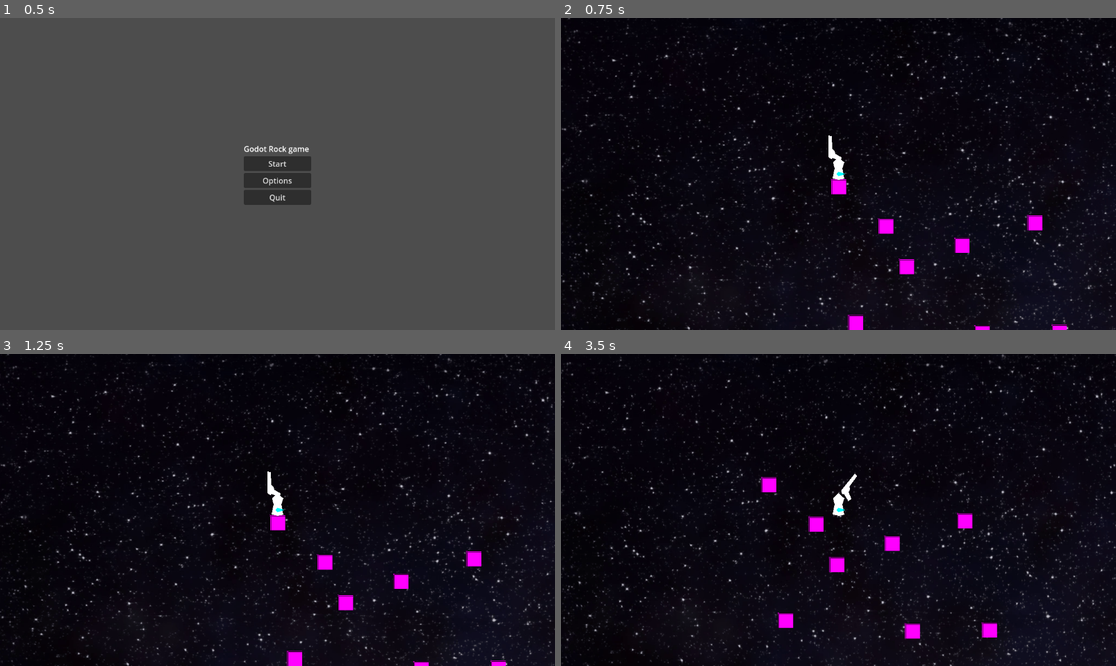
Above: before the commit, frames 1-4 (two rows, left to right).
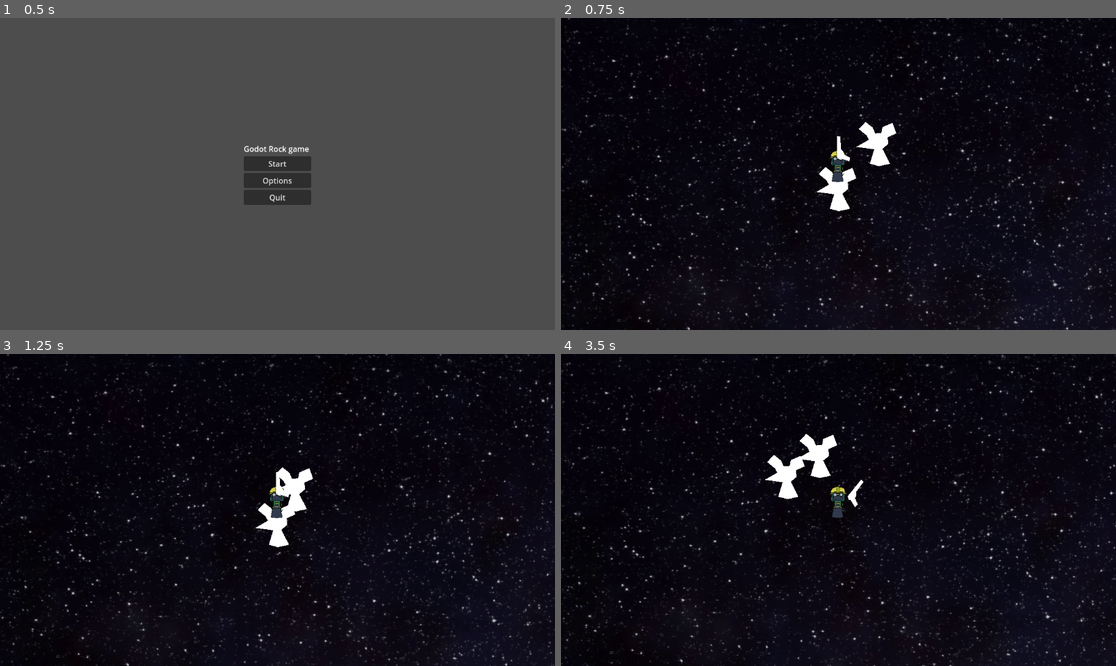
Above: after the commit, the same moments.

Repository: JeanShark-dev/godot-rock-survival
Game: Godot game, scene res://scenes/main.tscn
Two runs of this game, one before a commit and one after it. Both use one fixed random seed, a clock stepped at 60 frames per second and the inputs below.
Inputs (mouse positions are in pixels of both pictures, inside the frame that each line leads up to):
- Up to frame 1 (0.5 s): no input
- Up to frame 2 (0.75 s): click "Start" at 0.5 s
- Up to frame 3 (1.25 s): no input
- Up to frame 4 (3.5 s): move the mouse to (960, 494) at 1.27 s; hold D (mv_right) 1.28-2.03 s; tap E (interact_generic) at 1.35, 2.85 s; move the mouse to (727, 525) at 2.02 s; hold S (mv_down) 2.03-2.78 s; click (727, 525) at 2.1 s; move the mouse to (894, 441) at 2.77 s; hold D (mv_right) from 2.78 s (still down)

Frame 1 is identical in both runs. In frame 2, 3.4% of the frame differs, in the area x 0-100%, y 0-100%; in frame 3, 3.3%; in frame 4, 3.9%.

Commit message:
basic character sprite + enemy movement

Diff:
--- a/project.godot
+++ b/project.godot
@@ -10,7 +10,7 @@
 
 [application]
 
-config/name="New Game Project"
+config/name="GDRock"
 run/main_scene="uid://da8dsriaghni3"
 config/features=PackedStringArray("4.4", "Forward Plus")
 config/icon="res://icon.svg"
--- /dev/null
+++ b/scenes/enemy_temp.tscn
@@ -0,0 +1,37 @@
+[gd_scene load_steps=6 format=3 uid="uid://dceoynl0n5o10"]
+
+[ext_resource type="Script" uid="uid://d0e61x8qal4rd" path="res://scripts/npc_move.gd" id="1_hjb4c"]
+[ext_resource type="Script" uid="uid://cjheyoguk42mb" path="res://scripts/enemy_manager.gd" id="1_ptu84"]
+[ext_resource type="Script" uid="uid://dw7wf6b6ivbah" path="res://scripts/npc_vision.gd" id="3_8tduc"]
+
+[sub_resource type="CircleShape2D" id="CircleShape2D_gaett"]
+radius = 27.1662
+
+[sub_resource type="CircleShape2D" id="CircleShape2D_ptu84"]
+radius = 146.0
+
+[node name="Enemy" type="Node2D"]
+script = ExtResource("1_ptu84")
+vision_range = 100.0
+
+[node name="EnemyBody" type="CharacterBody2D" parent="."]
+script = ExtResource("1_hjb4c")
+
+[node name="EnemySprite" type="Sprite2D" parent="EnemyBody"]
+
+[node name="Polygon2D" type="Polygon2D" parent="EnemyBody"]
+position = Vector2(1, 15)
+polygon = PackedVector2Array(-19, 20, 0, 25, 23, 20, 7, -11, 19, -21, 18, -35, 36, -43, 28, -65, 7, -56, 5, -44, -8, -43, -13, -55, -28, -67, -42, -52, -26, -39, -21, -30, -47, -15, -10, -10)
+
+[node name="CollisionShape2D" type="CollisionShape2D" parent="EnemyBody"]
+shape = SubResource("CircleShape2D_gaett")
+
+[node name="Vision" type="Area2D" parent="EnemyBody"]
+monitorable = false
+script = ExtResource("3_8tduc")
+
+[node name="CollisionShape2D" type="CollisionShape2D" parent="EnemyBody/Vision"]
+shape = SubResource("CircleShape2D_ptu84")
+
+[connection signal="body_entered" from="EnemyBody/Vision" to="EnemyBody/Vision" method="_on_body_entered"]
+[connection signal="body_exited" from="EnemyBody/Vision" to="EnemyBody/Vision" method="_on_body_exited"]
--- a/scenes/gun.tscn
+++ b/scenes/gun.tscn
@@ -7,11 +7,12 @@
 base_damage_type = "light"
 
 [node name="Firepoint" type="Node2D" parent="."]
-position = Vector2(78, -18)
+position = Vector2(78, 0)
 
 [node name="SpriteTemp" type="Polygon2D" parent="."]
+position = Vector2(-1, 18)
 polygon = PackedVector2Array(27, 5, 33, -12, 31, -15, 35, -21, 80, -21, 79, -14, 53, -13, 48, -8, 42, -7, 35, 6)
 
 [node name="RayCast2D" type="RayCast2D" parent="."]
-position = Vector2(58, -18)
+position = Vector2(58, 0)
 target_position = Vector2(100, 0)
--- a/scenes/player_container.tscn
+++ b/scenes/player_container.tscn
@@ -1,10 +1,11 @@
-[gd_scene load_steps=9 format=3 uid="uid://clg4lgdru56rq"]
+[gd_scene load_steps=10 format=3 uid="uid://clg4lgdru56rq"]
 
 [ext_resource type="Script" uid="uid://c5oqke7asrk13" path="res://scripts/player_manager.gd" id="1_16t8g"]
 [ext_resource type="Script" uid="uid://dqbsm6b00gwyj" path="res://scripts/player_movement.gd" id="1_byf70"]
 [ext_resource type="Script" uid="uid://dp5tc0asy8i80" path="res://scripts/player_rotation.gd" id="2_fynt8"]
 [ext_resource type="Script" uid="uid://bxohjssu37sox" path="res://scripts/inventory.gd" id="3_4hg65"]
 [ext_resource type="PackedScene" uid="uid://bk7nsv63qd1yl" path="res://scenes/pause_menu.tscn" id="3_5ef71"]
+[ext_resource type="Texture2D" uid="uid://cgwxf7dl3irox" path="res://texture/Player.png" id="3_xxsjw"]
 [ext_resource type="PackedScene" uid="uid://c4jduekxu16pn" path="res://scenes/gun.tscn" id="5_a36gw"]
 
 [sub_resource type="CircleShape2D" id="CircleShape2D_fynt8"]
@@ -21,7 +22,13 @@
 script = ExtResource("1_byf70")
 speed = 100
 
+[node name="Sprite2D" type="Sprite2D" parent="Character"]
+position = Vector2(0, -15)
+scale = Vector2(0.15, 0.15)
+texture = ExtResource("3_xxsjw")
+
 [node name="Polygon2D" type="Polygon2D" parent="Character"]
+visible = false
 polygon = PackedVector2Array(-12.4412, 9.25373, 0, 12, 12, 10, 8, -12, 12.2146, -24.0257, 0, -35, -11.4852, -24.0257, -7.8943, -12.0561)
 
 [node name="CollisionShape2D" type="CollisionShape2D" parent="Character"]
@@ -40,6 +47,7 @@
 script = ExtResource("2_fynt8")
 
 [node name="MoveDirectionIndicator" type="Polygon2D" parent="Character/RotationAnchor"]
+visible = false
 color = Color(0, 1, 1, 1)
 polygon = PackedVector2Array(0, 5, -4, 0, 0, -5, 14, 0)
 
--- a/scenes/stage.tscn
+++ b/scenes/stage.tscn
@@ -1,7 +1,7 @@
 [gd_scene load_steps=3 format=3 uid="uid://blhflwhmkshwk"]
 
 [ext_resource type="Texture2D" uid="uid://bs7cx8u4h1l8x" path="res://texture/loopable-tileable-stars-pattern-realistic-stars-slowly-twinkle-in-the-night-sky-seamless-tile-can-be-combined-into-8k-or-larger-frame-by-placing-clip-copies-side-by-side_vkpg6uy2__F0000.png" id="1_8rem4"]
-[ext_resource type="PackedScene" uid="uid://b4ll0l7papb7d" path="res://scenes/target.tscn" id="2_gi7kc"]
+[ext_resource type="PackedScene" uid="uid://dceoynl0n5o10" path="res://scenes/enemy_temp.tscn" id="3_kewym"]
 
 [node name="Stage" type="Node2D"]
 
@@ -18,25 +18,7 @@
 region_enabled = true
 region_rect = Rect2(0, 0, 2310, 1299)
 
-[node name="Target" parent="." instance=ExtResource("2_gi7kc")]
+[node name="Enemy" parent="." instance=ExtResource("3_kewym")]
 
-[node name="Target2" parent="." instance=ExtResource("2_gi7kc")]
-position = Vector2(256, 122)
-
-[node name="Target3" parent="." instance=ExtResource("2_gi7kc")]
-position = Vector2(98, 82)
-
-[node name="Target4" parent="." instance=ExtResource("2_gi7kc")]
-position = Vector2(141, 166)
-
-[node name="Target5" parent="." instance=ExtResource("2_gi7kc")]
-position = Vector2(35, 282)
-
-[node name="Target6" parent="." instance=ExtResource("2_gi7kc")]
-position = Vector2(458, 302)
-
-[node name="Target7" parent="." instance=ExtResource("2_gi7kc")]
-position = Vector2(407, 75)
-
-[node name="Target8" parent="." instance=ExtResource("2_gi7kc")]
-position = Vector2(298, 304)
+[node name="Enemy2" parent="." instance=ExtResource("3_kewym")]
+spawn_position = Vector2(100, -100)
--- /dev/null
+++ b/scripts/enemy_manager.gd
@@ -0,0 +1,13 @@
+extends Node2D
+
+@export var spawn_position: Vector2
+@export var faction: String
+@export var vision_range: float = 1000
+
+func _ready() -> void:
+	$EnemyBody.position = spawn_position
+	$EnemyBody.add_to_group(faction)
+	$EnemyBody/Vision/CollisionShape2D.shape.radius = vision_range
+
+func _process(delta: float) -> void:
+	pass
--- /dev/null
+++ b/scripts/npc_move.gd
@@ -0,0 +1,22 @@
+extends CharacterBody2D
+
+@export var speed: float = 100
+
+var move_velocity = Vector2()
+
+func _process(delta: float) -> void:
+	find_path(delta)
+	move_and_collide(move_velocity)
+
+func find_path(delta):
+	var move_target = find_target()
+	if move_target == null:
+		move_velocity = Vector2.ZERO
+	else:
+		move_velocity = position.direction_to(move_target) * speed * delta
+
+func find_target():
+	var target = get_global_mouse_position()
+	if position.distance_to(target) <= 10:
+		target = null
+	return target
--- /dev/null
+++ b/scripts/npc_vision.gd
@@ -0,0 +1,9 @@
+extends Area2D
+
+var in_vision_array: Array
+
+func _on_body_entered(body: Node2D) -> void:
+	in_vision_array.append(body)
+
+func _on_body_exited(body: Node2D) -> void:
+	in_vision_array.erase(body)
--- a/scripts/player_manager.gd
+++ b/scripts/player_manager.gd
@@ -4,6 +4,9 @@
 @export var max_health = 100.0
 
 @onready var current_health = max_health
+
+func _ready() -> void:
+	$Character.add_to_group("Player")
 
 func _process(delta: float) -> void:
 	if Input.is_action_just_pressed("pause"):
@@ -23,7 +26,7 @@
 
 func pause_unpause():
 	get_tree().set_pause(!get_tree().is_paused())
-	$CharacterBody2D/PauseMenu.visible = !$CharacterBody2D/PauseMenu.visible
+	$Character/PauseMenu.visible = !$Character/PauseMenu.visible
 
 func take_damage(damage_amount, damage_type, damage_effect = "none"):
 	#print("taking ", damage_amount, " damage of type ", damage_type, ", adding the debuff: ", damage_effect)
Not shown, added: scripts/enemy_manager.gd.uid
Not shown, added: scripts/npc_move.gd.uid
Not shown, added: scripts/npc_vision.gd.uid
Binary file added: texture/Player.png
Not shown, added: texture/Player.png.import
Not shown, added: project files/Player.kra
